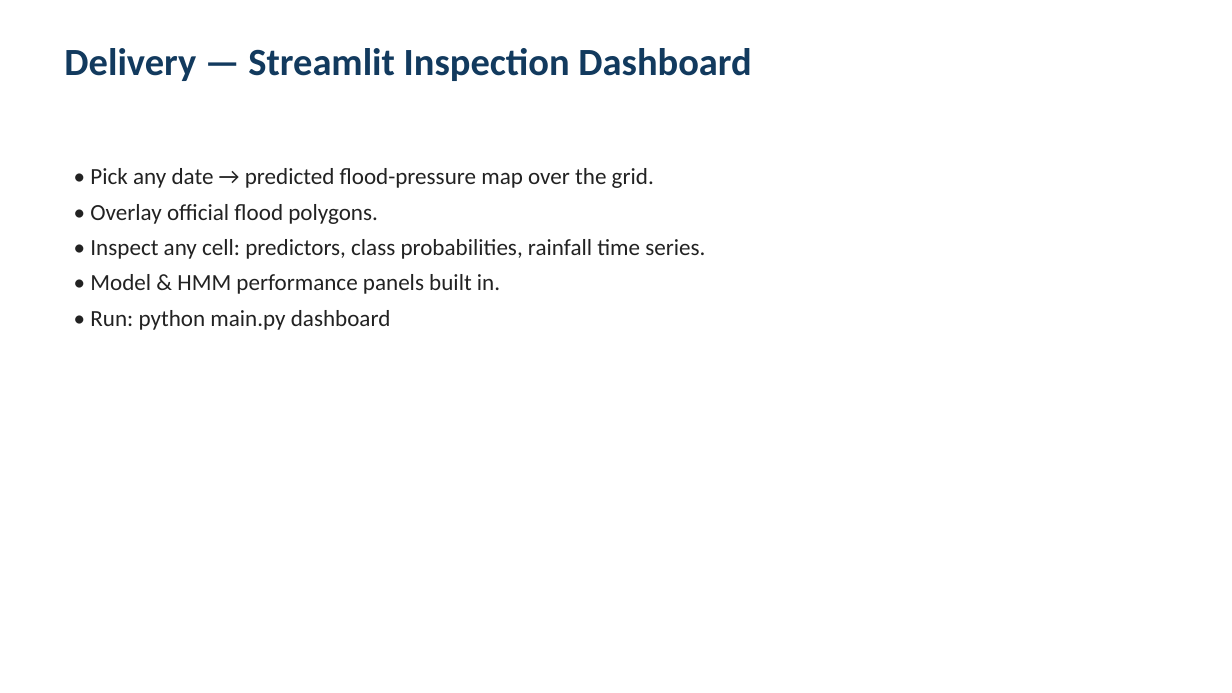
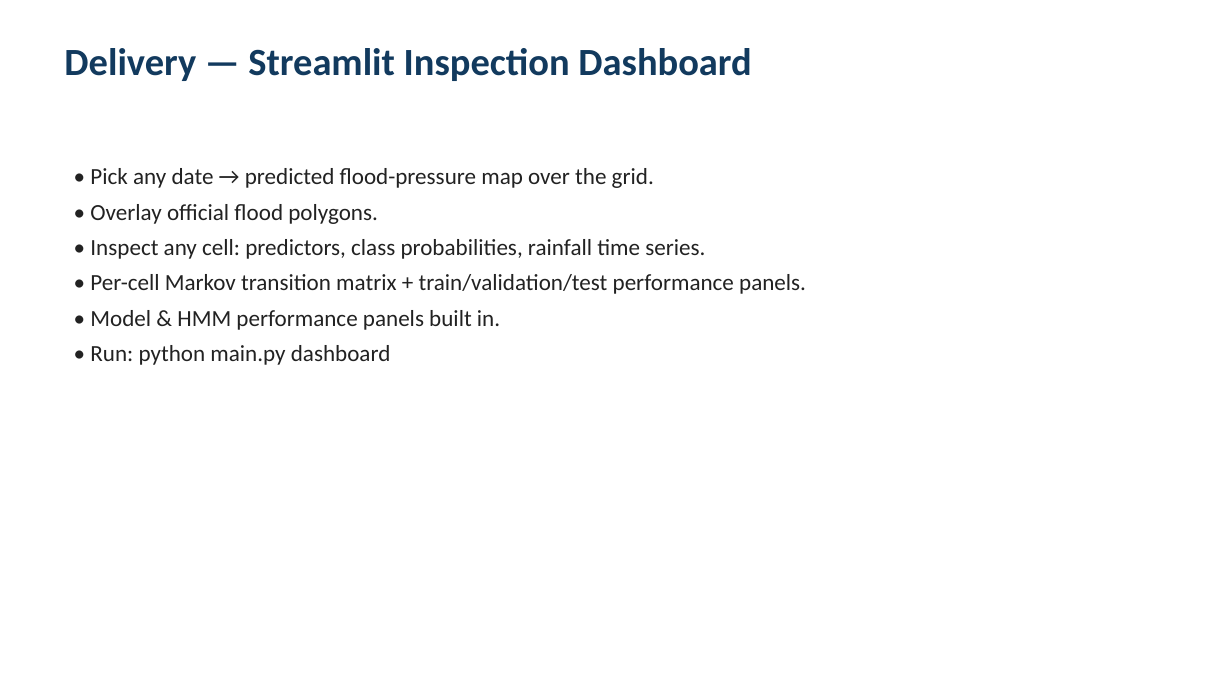
Before and after one commit to kellenmurerwa/flood-risk-hmm-rwanda, a slide deck: slide 12 of Flood_Risk_Defense_Slides.pptx. Drawn at 1232x693 pixels with LibreOffice and Linux fonts; fonts in the diff are those of the drawing. Boxes give left, top, right and bottom in pixels: in the first picture for what was removed or moved away, otherwise in the second. Text is boxed around its words. In the diff, an @@ line names an element or a change of style, - is before the commit and + after.

```diff
--- a/Flood_Risk_Defense_Slides.pptx
+++ b/Flood_Risk_Defense_Slides.pptx
@@ text at (x1=90, y1=274, x2=806, y2=294): paragraph added @@
+• Per-cell Markov transition matrix + train/validation/test performance panels.
```
Also in this commit, not shown: 8 other slides changed, 26 other files.
